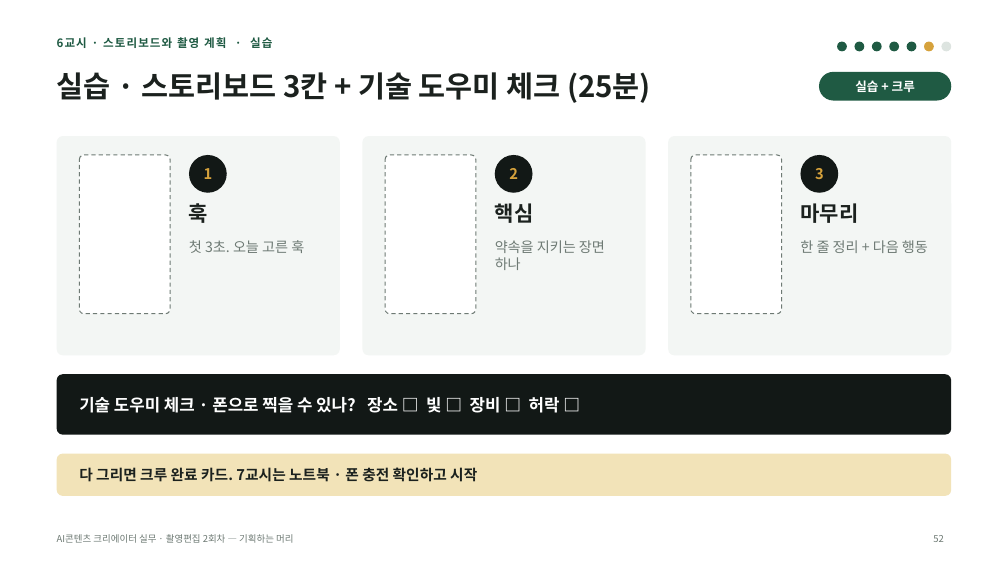
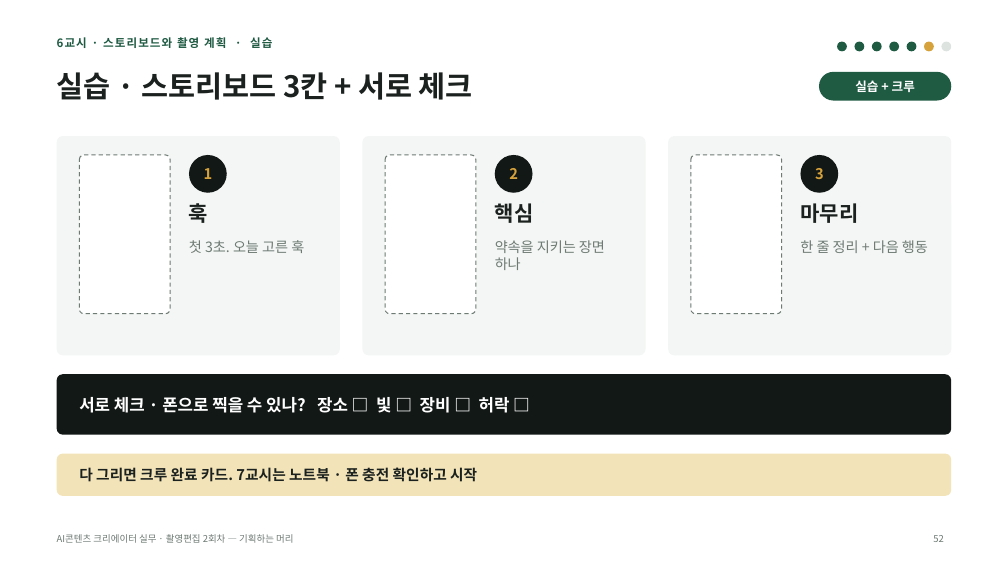
Before and after one commit to yujida/MARUBIT, a slide deck: slide 52 of lectures/02/2회차_기획하는머리_슬라이드.pptx. Drawn at 1008x567 pixels with LibreOffice and Linux fonts; fonts in the diff are those of the drawing. Boxes give left, top, right and bottom in pixels: in the first picture for what was removed or moved away, otherwise in the second. Text is boxed around its words. In the diff, an @@ line names an element or a change of style, - is before the commit and + after.

```diff
--- a/lectures/02/2회차_기획하는머리_슬라이드.pptx
+++ b/lectures/02/2회차_기획하는머리_슬라이드.pptx
@@ title at (x1=57, y1=72, x2=473, y2=100): text changed @@
-실습 · 스토리보드 3칸 + 기술 도우미 체크 (25분)
+실습 · 스토리보드 3칸 + 서로 체크
@@ text at (x1=79, y1=397, x2=510, y2=413): text changed @@
-기술 도우미 체크 · 폰으로 찍을 수 있나? 장소 □ 빛 □ 장비 □ 허락 □
+서로 체크 · 폰으로 찍을 수 있나? 장소 □ 빛 □ 장비 □ 허락 □
```
Also in this commit, not shown: 21 other slides changed, 2 slides added, 16 other files.
